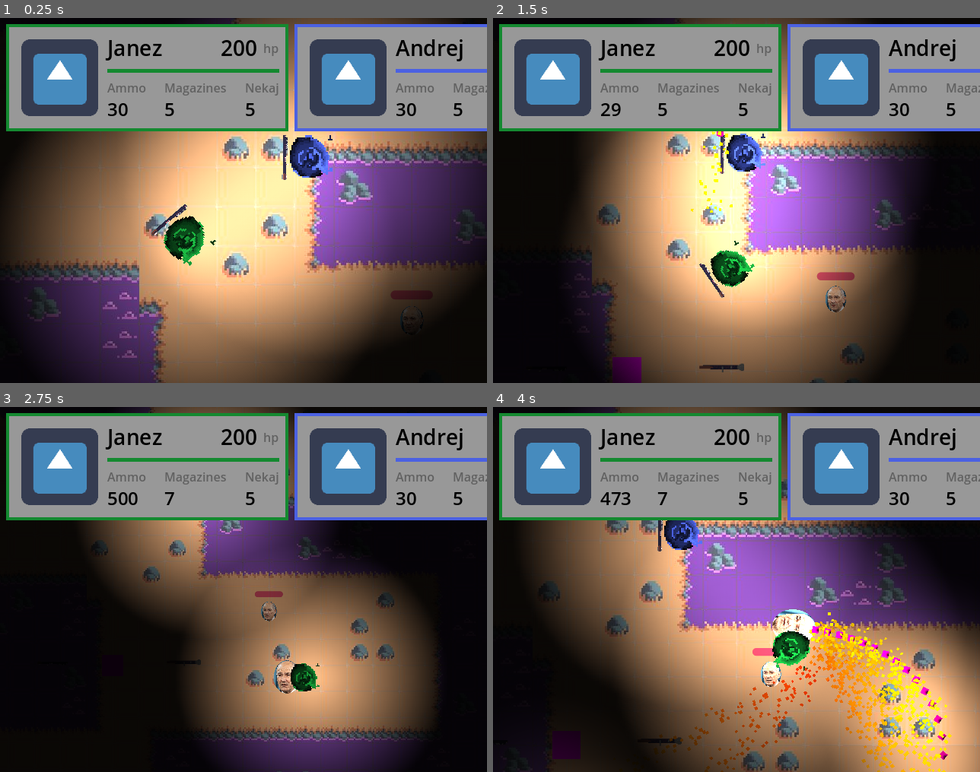
Above: before the commit, frames 1-4 (two rows, left to right).
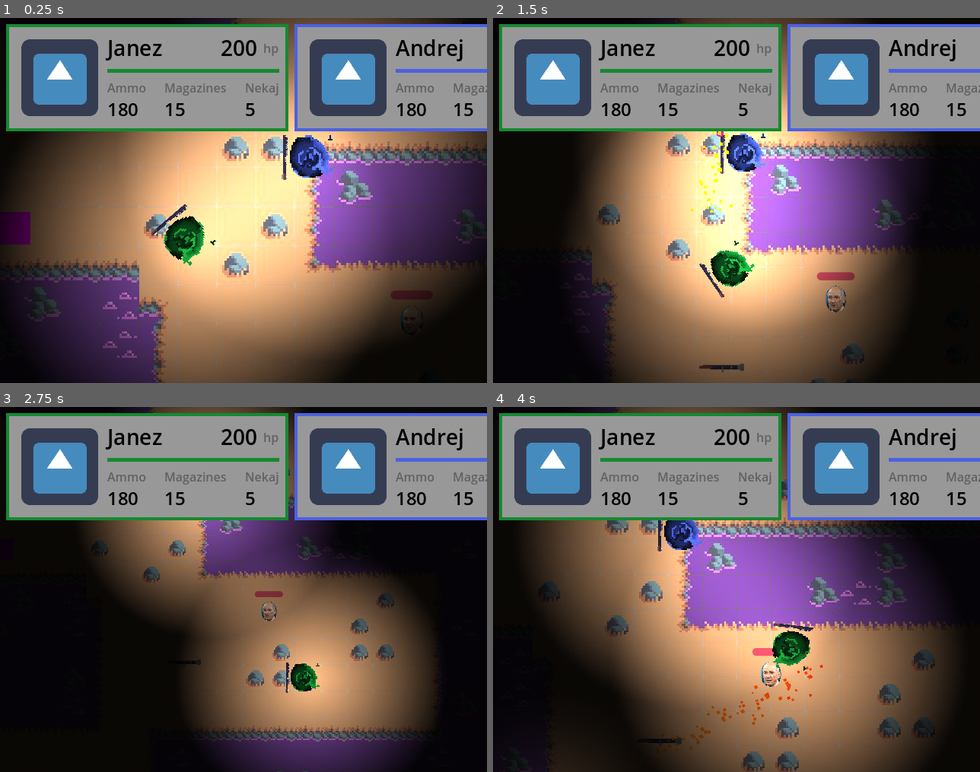
Above: after the commit, the same moments.

Repository: LanVukusic/GameX
Game: Godot game, scene res://TEST.tscn
The game is run twice, just before and just after one commit, with the same random seed, the same clock (stepped at 60 frames per second) and the same inputs. The engine's default icon, where the game draws it, is replaced by a stand-in: a white triangle on a blue panel in a dark square.
Inputs (mouse positions are in pixels of both pictures, inside the frame that each line leads up to):
- Up to frame 1 (0.25 s): no input
- Up to frame 2 (1.5 s): move the mouse to (843, 182) at 0.52 s; hold Right (ui_right) 0.53-1.28 s; hold L (Lamp) 0.53-1.28 s; move the mouse to (639, 218) at 1.27 s; hold Down (ui_down) from 1.28 s (still down); click (639, 218) at 1.35 s
- Up to frame 3 (2.75 s): move the mouse to (292, 509) at 2.02 s; release Down (ui_down) at 2.03 s; hold Right (ui_right) from 2.03 s (still down); hold 1 (WeaponSwitch) from 2.03 s (still down)
- Up to frame 4 (4 s): move the mouse to (712, 662) at 2.77 s; release Right (ui_right) at 2.78 s; release 1 (WeaponSwitch) at 2.78 s; hold Up (ui_up) 2.78-3.53 s; tap L (Lamp) at 2.85 s; move the mouse to (882, 644) at 3.52 s; press the mouse at (882, 644) at 3.53 s; hold Left (ui_left) from 3.53 s (still down)

The runs differ from the first frame. In frame 1, 0.8% of the frame differs, in the area x 1-98%, y 23-63%; in frame 2, 0.7%; in frame 3, 0.6%; in frame 4, 15%, in the area x 12-100%, y 23-100%.
Error in both runs: Invalid access to property or key 'lamp' on a base object of type 'CharacterBody2D (Player)'. (res://Entities/Player/PlayerDevNode.gd:53)

Commit message:
basic pick up for weapon added. Much to be done

Diff:
--- a/Godot/Components/PickUp/PickUp.tscn
+++ b/Godot/Components/PickUp/PickUp.tscn
@@ -1,9 +1,20 @@
-[gd_scene load_steps=2 format=3 uid="uid://b5n6tc3kklr8q"]
+[gd_scene load_steps=4 format=3 uid="uid://b5n6tc3kklr8q"]
 
 [ext_resource type="Script" path="res://Components/PickUp/pick_up.gd" id="1_3j2cj"]
+[ext_resource type="Script" path="res://Components/PickUp/pick_up_component.gd" id="2_m2srf"]
+
+[sub_resource type="CircleShape2D" id="CircleShape2D_6hbbt"]
 
 [node name="PickUp" type="Node2D"]
 script = ExtResource("1_3j2cj")
 
 [node name="Sprite2D" type="Sprite2D" parent="."]
 unique_name_in_owner = true
+
+[node name="PickUpComponent" type="Area2D" parent="."]
+script = ExtResource("2_m2srf")
+
+[node name="CollisionShape2D" type="CollisionShape2D" parent="PickUpComponent"]
+shape = SubResource("CircleShape2D_6hbbt")
+
+[connection signal="body_entered" from="PickUpComponent" to="PickUpComponent" method="_on_body_entered"]
--- a/Godot/Components/PickUp/pick_up.gd
+++ b/Godot/Components/PickUp/pick_up.gd
@@ -1,6 +1,7 @@
 @tool
 extends Node2D
 
+@onready var pick_up: PickUpComponent = $PickUpComponent
 
 @export var item: Item:
 	set(value):
@@ -13,6 +14,7 @@
 # Called when the node enters the scene tree for the first time.
 func _ready() -> void:
 	_init_item_visuals()
+	pick_up.held_item = item #pass item reference
 
 # Called every frame. 'delta' is the elapsed time since the previous frame.
 func _process(delta: float) -> void:
--- /dev/null
+++ b/Godot/Components/PickUp/pick_up_component.gd
@@ -0,0 +1,19 @@
+extends Area2D
+class_name PickUpComponent
+
+var held_item: Item
+
+# Called when the node enters the scene tree for the first time.
+func _ready() -> void:
+	pass # Replace with function body.
+
+
+# Called every frame. 'delta' is the elapsed time since the previous frame.
+func _process(delta: float) -> void:
+	pass
+
+
+func _on_body_entered(body: Node2D) -> void:
+	if body is Player:
+		body.inventory.add_item(held_item)
+		print("Trying to pick up: " + held_item.name)
--- a/Godot/Components/inventory_component.gd
+++ b/Godot/Components/inventory_component.gd
@@ -14,8 +14,13 @@
 
 
 func add_item(item: Item):
+	if item == null:
+		print("Trying to pass a null value!")
+		return
+
 	if item is WeaponItem:
 		weapon_manager.add_weapon(item)
+		print("Weapon added!")
 
 	items_held.append(item)
 
--- a/Godot/Entities/Player/Player.gd
+++ b/Godot/Entities/Player/Player.gd
@@ -15,6 +15,7 @@
 @export var healthcomponent: HealthComponent
 @export var move_input_component: MoveInputComponent
 @export var look_input_component: LookInputComponent
+@export var inventory: InventoryComponent
 
 
 signal joined(color: Color, name: String)
--- a/Godot/Entities/Player/Player.tscn
+++ b/Godot/Entities/Player/Player.tscn
@@ -4,11 +4,10 @@
 [ext_resource type="Resource" uid="uid://dy2cmdua6gms6" path="res://Entities/Player/PlayerResource.tres" id="2_dshqb"]
 [ext_resource type="PackedScene" uid="uid://bajkwgp562ka7" path="res://WeaponManager/WeaponManager.tscn" id="2_y2jhs"]
 [ext_resource type="Script" path="res://CustomResourcesTemplates/WeaponItem.gd" id="5_p3x3i"]
-[ext_resource type="Resource" uid="uid://b3umnknrbbkc1" path="res://Weapons/ranged_weapons/WeaponResources/GoodGun.tres" id="6_hh13q"]
 [ext_resource type="Script" path="res://Components/hurtbox_component.gd" id="6_j48yb"]
+[ext_resource type="PackedScene" uid="uid://bkqvwyt2n84pc" path="res://Weapons/ranged_weapons/Good_gun/GoodGun.tscn" id="6_q1eu4"]
 [ext_resource type="Script" path="res://Components/health_component.gd" id="7_4gix7"]
-[ext_resource type="Resource" uid="uid://bgr4e6vws740w" path="res://Weapons/ranged_weapons/WeaponResources/JansaGun.tres" id="7_jqk74"]
-[ext_resource type="Resource" uid="uid://c3mxkg2lv0ige" path="res://Weapons/ranged_weapons/WeaponResources/ShitGun.tres" id="8_4gx4o"]
+[ext_resource type="Texture2D" uid="uid://o7npuoqcema3" path="res://Assets/malo_bujs_gun.png" id="7_u8q4w"]
 [ext_resource type="Script" path="res://Components/move_input_component.gd" id="8_vgfwh"]
 [ext_resource type="Texture2D" uid="uid://kl56tnox7818" path="res://klobuk1.png" id="9_63y7d"]
 [ext_resource type="Script" path="res://Components/character_move_component.gd" id="9_nm2o8"]
@@ -16,6 +15,13 @@
 [ext_resource type="Script" path="res://Components/look_component.gd" id="11_nkggg"]
 [ext_resource type="Script" path="res://Components/status_effect_handler_component.gd" id="11_qj6mh"]
 [ext_resource type="Script" path="res://Components/inventory_component.gd" id="12_50v3v"]
+
+[sub_resource type="Resource" id="Resource_rdh82"]
+resource_local_to_scene = true
+script = ExtResource("5_p3x3i")
+name = "GoodGun"
+scene = ExtResource("6_q1eu4")
+sprite = ExtResource("7_u8q4w")
 
 [sub_resource type="CircleShape2D" id="CircleShape2D_aj4h7"]
 radius = 28.0
@@ -32,7 +38,7 @@
 [sub_resource type="CircleShape2D" id="CircleShape2D_q831g"]
 radius = 29.0
 
-[node name="Player" type="CharacterBody2D" node_paths=PackedStringArray("status_effect_hander", "weapon_manager", "healthcomponent", "move_input_component", "look_input_component") groups=["Player"]]
+[node name="Player" type="CharacterBody2D" node_paths=PackedStringArray("status_effect_hander", "weapon_manager", "healthcomponent", "move_input_component", "look_input_component", "inventory") groups=["Player"]]
 up_direction = Vector2(1, 0)
 script = ExtResource("1_3c7vl")
 stats = ExtResource("2_dshqb")
@@ -41,6 +47,7 @@
 healthcomponent = NodePath("HealthCopomnent")
 move_input_component = NodePath("MoveInputComponent")
 look_input_component = NodePath("LookInputComponent")
+inventory = NodePath("InventoryComponent")
 
 [node name="StatusEffectHandler" type="Node2D" parent="." node_paths=PackedStringArray("health_component", "move_component")]
 z_index = 1
@@ -50,7 +57,7 @@
 
 [node name="WeaponManager" parent="." instance=ExtResource("2_y2jhs")]
 position = Vector2(-30, 0)
-avaliable_weapons = Array[ExtResource("5_p3x3i")]([ExtResource("6_hh13q"), ExtResource("7_jqk74"), ExtResource("8_4gx4o")])
+avaliable_weapons = Array[ExtResource("5_p3x3i")]([SubResource("Resource_rdh82")])
 
 [node name="CollisionShape2D" type="CollisionShape2D" parent="."]
 shape = SubResource("CircleShape2D_aj4h7")
@@ -75,8 +82,9 @@
 [node name="CollisionShape2D" type="CollisionShape2D" parent="HurtboxComponent"]
 shape = SubResource("CircleShape2D_q831g")
 
-[node name="InventoryComponent" type="Node" parent="."]
+[node name="InventoryComponent" type="Node" parent="." node_paths=PackedStringArray("weapon_manager")]
 script = ExtResource("12_50v3v")
+weapon_manager = NodePath("../WeaponManager")
 
 [node name="HealthCopomnent" type="Node" parent="."]
 script = ExtResource("7_4gix7")
--- a/Godot/Entities/Player/PlayerDevNode.gd
+++ b/Godot/Entities/Player/PlayerDevNode.gd
@@ -29,7 +29,7 @@
 	if player.look_input_component == null:
 		print("look_input_component is null!")
 	else:
-			player.look_input_component.handle_look_direction(look_dir)
+		player.look_input_component.handle_look_direction(look_dir)
 
 
 	# movement
--- a/Godot/TEST.tscn
+++ b/Godot/TEST.tscn
@@ -8,10 +8,13 @@
 [ext_resource type="Script" path="res://Entities/Player/PlayerDevNode.gd" id="6_ogjir"]
 [ext_resource type="PackedScene" uid="uid://c87u2t2spvcmv" path="res://Entities/Enemies/Zergling.tscn" id="8_4gdji"]
 [ext_resource type="PackedScene" uid="uid://b5n6tc3kklr8q" path="res://Components/PickUp/PickUp.tscn" id="8_scmed"]
-[ext_resource type="Resource" uid="uid://b3umnknrbbkc1" path="res://Weapons/ranged_weapons/WeaponResources/GoodGun.tres" id="9_saa1f"]
-[ext_resource type="Resource" uid="uid://bgr4e6vws740w" path="res://Weapons/ranged_weapons/WeaponResources/JansaGun.tres" id="11_gc82w"]
-[ext_resource type="Resource" uid="uid://c3mxkg2lv0ige" path="res://Weapons/ranged_weapons/WeaponResources/ShitGun.tres" id="11_u1j2j"]
+[ext_resource type="PackedScene" uid="uid://bkqvwyt2n84pc" path="res://Weapons/ranged_weapons/Good_gun/GoodGun.tscn" id="10_4wmo2"]
+[ext_resource type="Script" path="res://CustomResourcesTemplates/WeaponItem.gd" id="11_6kn73"]
+[ext_resource type="Texture2D" uid="uid://o7npuoqcema3" path="res://Assets/malo_bujs_gun.png" id="12_ifkvc"]
+[ext_resource type="PackedScene" uid="uid://wxeb7vtfni6g" path="res://Weapons/ranged_weapons/Shit_gun/ShitGun.tscn" id="13_3ybem"]
 [ext_resource type="Texture2D" uid="uid://c1arsd44hn5y6" path="res://testmap.jpg" id="13_i64v2"]
+[ext_resource type="Texture2D" uid="uid://tmujhoyrchio" path="res://Assets/shit_gun.png" id="14_a02ip"]
+[ext_resource type="PackedScene" uid="uid://xh18vyvxxyev" path="res://Weapons/ranged_weapons/Jansa_gun/JansaGun.tscn" id="15_jvn6d"]
 
 [sub_resource type="Environment" id="Environment_08ko1"]
 background_energy_multiplier = 0.0
@@ -799,6 +802,30 @@
 max_health = 255
 move_speed = 300
 
+[sub_resource type="Resource" id="Resource_caxsu"]
+resource_local_to_scene = true
+script = ExtResource("11_6kn73")
+name = "GoodGun"
+scene = ExtResource("10_4wmo2")
+sprite = ExtResource("12_ifkvc")
+
+[sub_resource type="Resource" id="Resource_0vxsd"]
+resource_local_to_scene = true
+script = ExtResource("11_6kn73")
+name = "ShitGun"
+scene = ExtResource("13_3ybem")
+sprite = ExtResource("14_a02ip")
+
+[sub_resource type="PlaceholderTexture2D" id="PlaceholderTexture2D_1fof6"]
+size = Vector2(40, 40)
+
+[sub_resource type="Resource" id="Resource_7g4q2"]
+resource_local_to_scene = true
+script = ExtResource("11_6kn73")
+name = "JansaGun"
+scene = ExtResource("15_jvn6d")
+sprite = SubResource("PlaceholderTexture2D_1fof6")
+
 [node name="Test" type="WorldEnvironment"]
 environment = SubResource("Environment_08ko1")
 
@@ -851,13 +878,13 @@
 peerId = 22
 
 [node name="PickUp" parent="." instance=ExtResource("8_scmed")]
-position = Vector2(-128, 185)
-item = ExtResource("9_saa1f")
+position = Vector2(-322, -60)
+item = SubResource("Resource_caxsu")
 
 [node name="PickUp2" parent="." instance=ExtResource("8_scmed")]
 position = Vector2(112, 185)
-item = ExtResource("11_u1j2j")
+item = SubResource("Resource_0vxsd")
 
 [node name="PickUp3" parent="." instance=ExtResource("8_scmed")]
-position = Vector2(-18, 190)
-item = ExtResource("11_gc82w")
+position = Vector2(-220, -24)
+item = SubResource("Resource_7g4q2")
--- a/Godot/UI/UIPlayerNode.gd
+++ b/Godot/UI/UIPlayerNode.gd
@@ -12,8 +12,8 @@
 # Called when the node enters the scene tree for the first time.
 func _ready() -> void:
 	connect_singals()
-	connected_player.weapon_manager.weapon_switched.connect(connect_singals)
-	connected_player.weapon_manager.current_weapon.weapon_stats.force_signal()
+#	connected_player.weapon_manager.weapon_switched.connect(connect_singals)
+#	connected_player.weapon_manager.current_weapon.weapon_stats.force_signal()
 	connected_player.healthcomponent.force_signal()
 
 func set_curr_ammo_count(ammo_count: int):
@@ -41,11 +41,11 @@
 	self.queue_free()
 
 func connect_singals():
-	if (!connected_player.weapon_manager.current_weapon.weapon_stats.ammo_change.is_connected(set_curr_ammo_count)):
-		connected_player.weapon_manager.current_weapon.weapon_stats.ammo_change.connect(set_curr_ammo_count)
+#	if (!connected_player.weapon_manager.current_weapon.weapon_stats.ammo_change.is_connected(set_curr_ammo_count)):
+#		connected_player.weapon_manager.current_weapon.weapon_stats.ammo_change.connect(set_curr_ammo_count)
 
-	if (!connected_player.weapon_manager.current_weapon.weapon_stats.magazine_change.is_connected(set_curr_mag_count)):
-		connected_player.weapon_manager.current_weapon.weapon_stats.magazine_change.connect(set_curr_mag_count)
+#	if (!connected_player.weapon_manager.current_weapon.weapon_stats.magazine_change.is_connected(set_curr_mag_count)):
+#		connected_player.weapon_manager.current_weapon.weapon_stats.magazine_change.connect(set_curr_mag_count)
 
 	if (!connected_player.joined.is_connected(set_player_color_name)):
 		connected_player.joined.connect(set_player_color_name)
@@ -55,4 +55,3 @@
 
 	if (!connected_player.healthcomponent.sig_died.is_connected(_on_player_death)):
 		connected_player.healthcomponent.sig_died.is_connected(_on_player_death)
-		print("connectd ded")
--- a/Godot/WeaponManager/weapon_manager.gd
+++ b/Godot/WeaponManager/weapon_manager.gd
@@ -11,8 +11,8 @@
 
 func _ready() -> void:
 	# Initialize weapons from available resources
-	for w in avaliable_weapons:
-		var weapon = w.scene.instantiate() as WeaponBase
+	for weapon_resouce in avaliable_weapons:
+		var weapon = weapon_resouce.scene.instantiate() as WeaponBase
 		add_child(weapon)
 		weapon_stack.append(weapon)
 
@@ -21,8 +21,15 @@
 
 
 func add_weapon(weapon_resource: WeaponItem):
+
+	for weapon in weapon_stack:
+		if weapon.name == weapon_resource.name:  # Assuming unique weapon names
+			print("Duplicate weapon detected:", weapon_resource.name)
+			return
+
 	var instance = weapon_resource.scene.instantiate()
 	weapon_stack.append(instance)
+	switch_weapon()
 
 
 func switch_weapon():
--- a/Godot/Weapons/ranged_weapons/Good_gun/Good_gun.tres
+++ b/Godot/Weapons/ranged_weapons/Good_gun/Good_gun.tres
@@ -5,7 +5,7 @@
 [resource]
 resource_local_to_scene = true
 script = ExtResource("1_t3svt")
-name = "Good_gun"
+name = "GoodGun"
 max_magazines = 5
 magazine_capacity = 30
 reload_time = 0.5
--- a/Godot/Weapons/ranged_weapons/WeaponResources/GoodGun.tres
+++ b/Godot/Weapons/ranged_weapons/WeaponResources/GoodGun.tres
@@ -5,6 +5,7 @@
 [ext_resource type="Texture2D" uid="uid://o7npuoqcema3" path="res://Assets/malo_bujs_gun.png" id="3_g7tur"]
 
 [resource]
+resource_local_to_scene = true
 script = ExtResource("1_2p0ed")
 name = "GoodGun"
 scene = ExtResource("1_og5cx")
--- a/Godot/Weapons/ranged_weapons/WeaponResources/JansaGun.tres
+++ b/Godot/Weapons/ranged_weapons/WeaponResources/JansaGun.tres
@@ -7,6 +7,7 @@
 size = Vector2(40, 40)
 
 [resource]
+resource_local_to_scene = true
 script = ExtResource("1_hpetx")
 name = "JansaGun"
 scene = ExtResource("1_40jnb")
--- a/Godot/Weapons/ranged_weapons/WeaponResources/ShitGun.tres
+++ b/Godot/Weapons/ranged_weapons/WeaponResources/ShitGun.tres
@@ -5,6 +5,7 @@
 [ext_resource type="Texture2D" uid="uid://tmujhoyrchio" path="res://Assets/shit_gun.png" id="3_283kp"]
 
 [resource]
+resource_local_to_scene = true
 script = ExtResource("1_ldsf1")
 name = "ShitGun"
 scene = ExtResource("1_fceui")
Not shown: 1 places in Godot/TEST.tscn that only renumber resources
